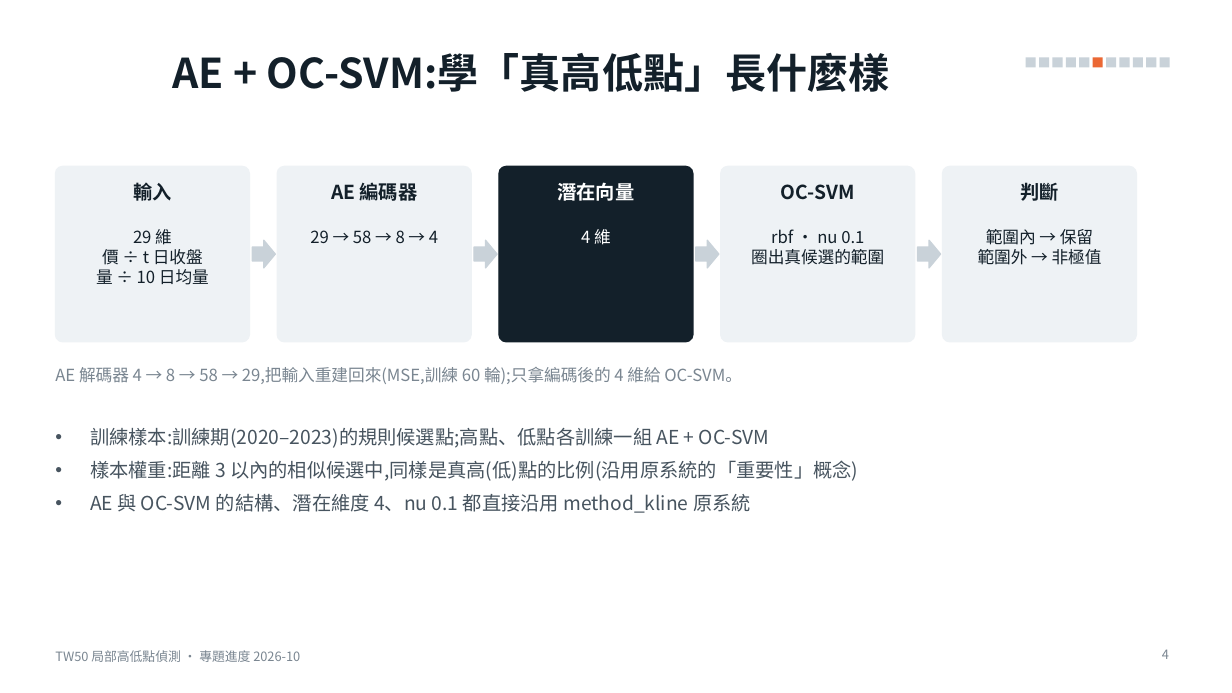
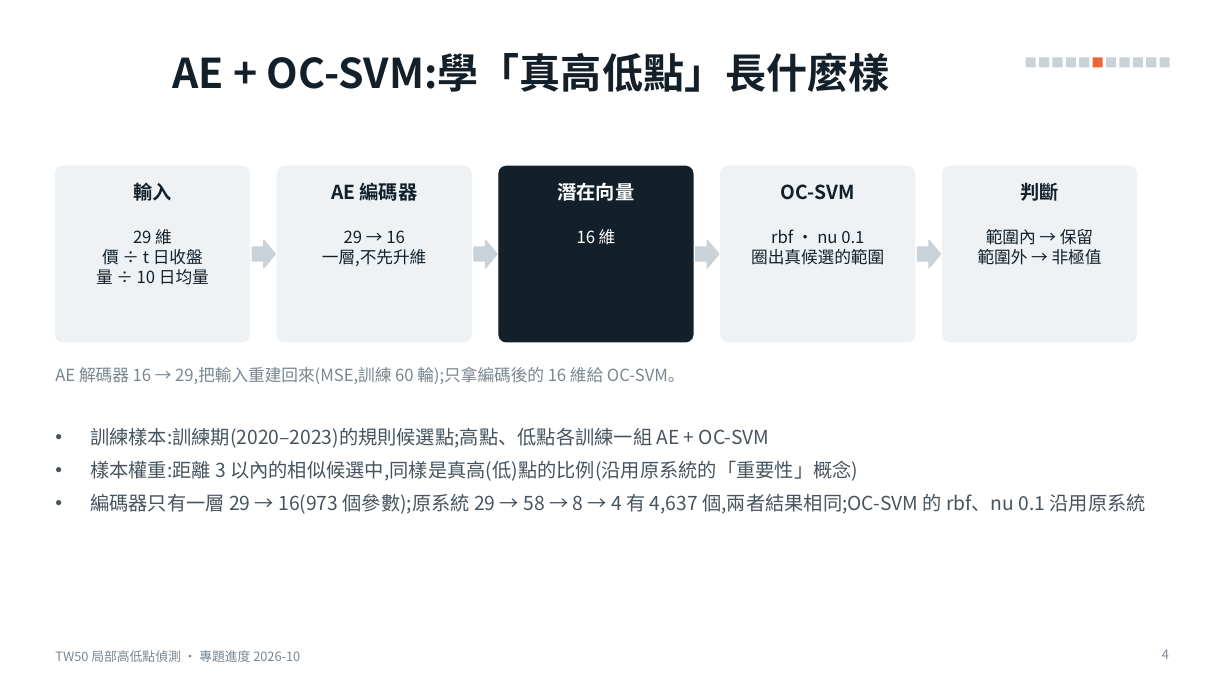
Before and after one commit to alextixu/fcukproject, a slide deck: slide 4 of method_kline_peak/report/TW50_局部高低點_專題進度.pptx. Drawn at 1232x693 pixels with LibreOffice and Linux fonts; fonts in the diff are those of the drawing. Boxes give left, top, right and bottom in pixels: in the first picture for what was removed or moved away, otherwise in the second. Text is boxed around its words. In the diff, an @@ line names an element or a change of style, - is before the commit and + after.

```diff
--- a/method_kline_peak/report/TW50_局部高低點_專題進度.pptx
+++ b/method_kline_peak/report/TW50_局部高低點_專題進度.pptx
@@ text at (322, 230, 426, 266): text changed @@
-29 → 58 → 8 → 4
+29 → 16
+一層,不先升維
@@ text at (577, 229, 616, 245): text changed @@
-4 維
+16 維
@@ text at (55, 367, 685, 384): text changed @@
-AE 解碼器 4 → 8 → 58 → 29,把輸入重建回來(MSE,訓練 60 輪);只拿編碼後的 4 維給 OC-SVM。
+AE 解碼器 16 → 29,把輸入重建回來(MSE,訓練 60 輪);只拿編碼後的 16 維給 OC-SVM。
@@ text at (90, 494, 1146, 514): text changed @@
-• AE 與 OC-SVM 的結構、潛在維度 4、nu 0.1 都直接沿用 method_kline 原系統
+• 編碼器只有一層 29 → 16(973 個參數);原系統 29 → 58 → 8 → 4 有 4,637 個,兩者結果相同;OC-SVM 的 rbf、nu 0.1 沿用原系統
```
Also in this commit, not shown: 3 other slides changed, 6 other files.
